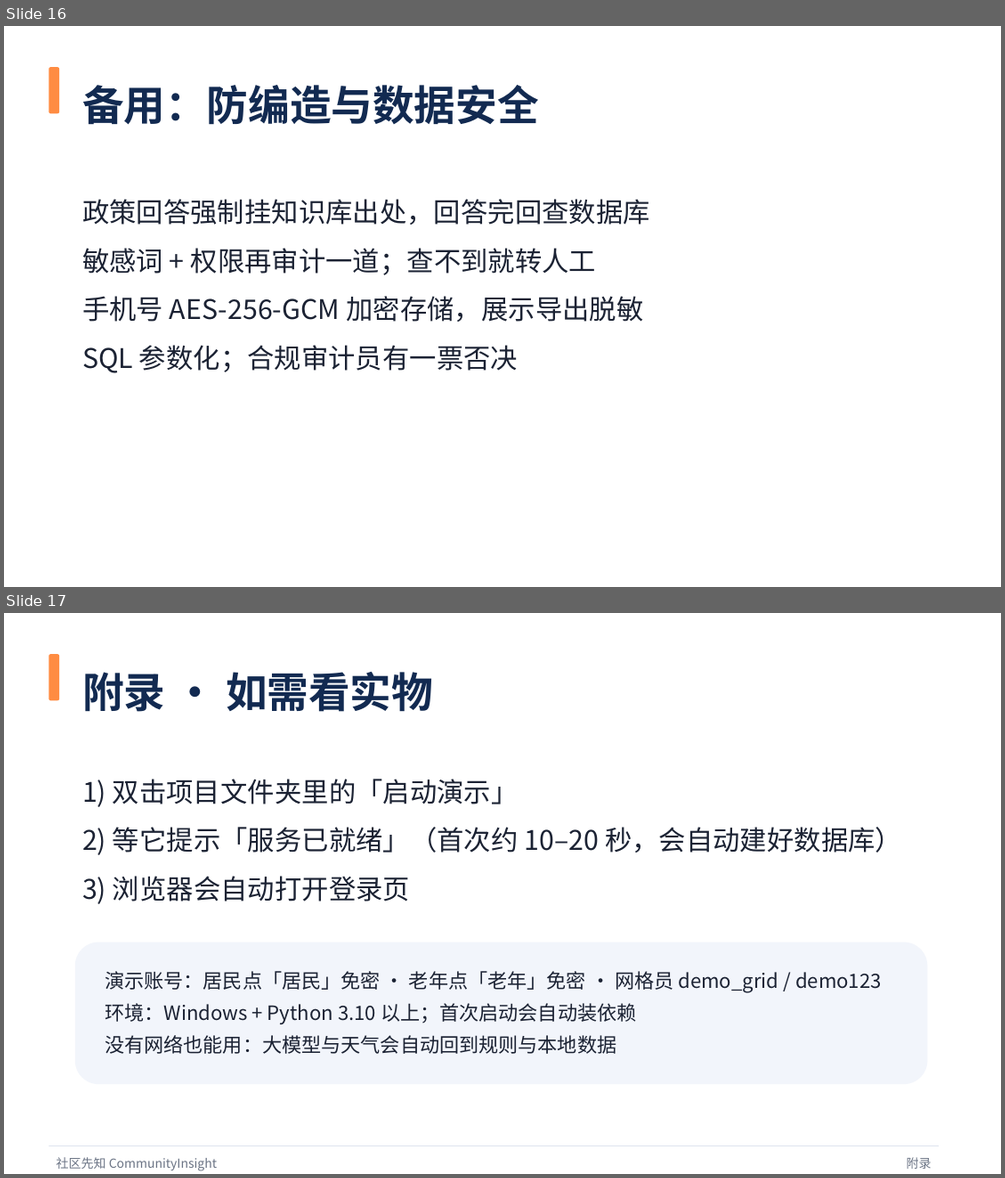
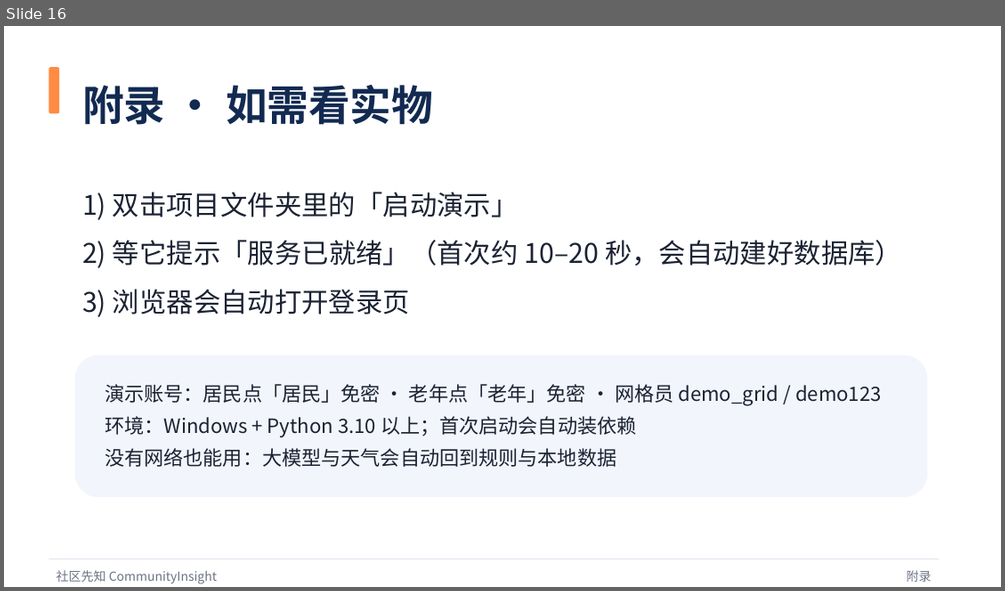
Before and after one commit to woshuofengsu/campus-insight-agent, a slide deck: docs/competition/9月22日路演-社区先知.pptx. Shown one above the other, each under a label of ours: slides 16 and 17 before the commit, slide 16 after it. The pictures are 1005x1178 and 1005x591 pixels, drawn with LibreOffice and Linux fonts; fonts in the diff are those of the drawing. Boxes give left, top, right and bottom in pixels: in the first picture for what was removed or moved away, otherwise in the second. Text is boxed around its words. In the diff, an @@ line names an element or a change of style, - is before the commit and + after.

```diff
--- a/docs/competition/9月22日路演-社区先知.pptx
+++ b/docs/competition/9月22日路演-社区先知.pptx
@@ slide 16 removed at (x1=4, y1=26, x2=1001, y2=587), background #FFFFFF @@
@@ rounded rectangle removed at (x1=48, y1=67, x2=59, y2=113) @@
@@ text removed at (x1=82, y1=85, x2=539, y2=125) @@
-备用：防编造与数据安全
@@ text removed at (x1=82, y1=199, x2=650, y2=373) @@
-政策回答强制挂知识库出处，回答完回查数据库
-敏感词 + 权限再审计一道；查不到就转人工
-手机号 AES-256-GCM 加密存储，展示导出脱敏
-SQL 参数化；合规审计员有一票否决
@@ what was slide 17 is now slide 16 @@
```
Also in this commit, not shown: 14 slides changed, 1 slide added, 1 other slide removed, 8 other files.
